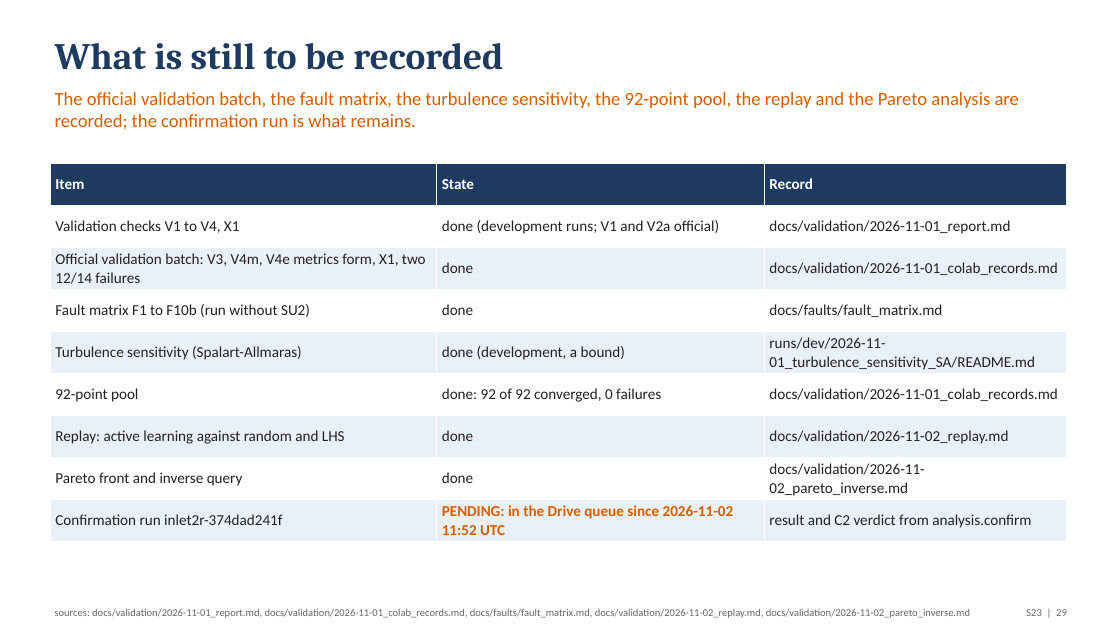
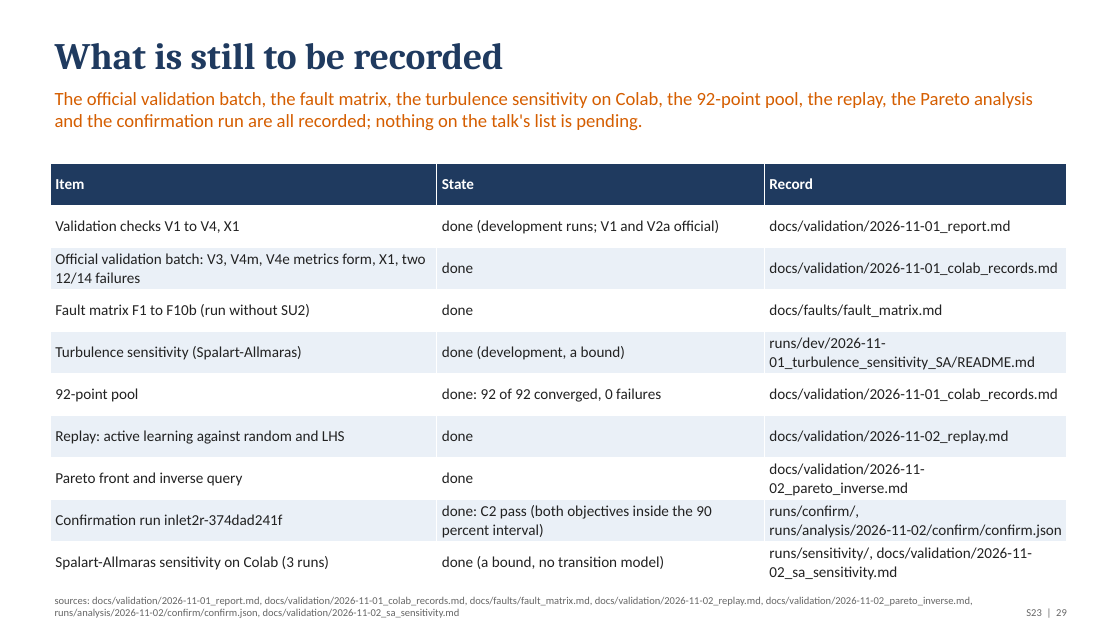
Before and after one commit to emarinhoss/ai-engineering, a slide deck: slide 29 of docs/talk/deck.pptx. Drawn at 1120x630 pixels with LibreOffice and Linux fonts; fonts in the diff are those of the drawing. Boxes give left, top, right and bottom in pixels: in the first picture for what was removed or moved away, otherwise in the second. Text is boxed around its words. In the diff, an @@ line names an element or a change of style, - is before the commit and + after.

```diff
--- a/docs/talk/deck.pptx
+++ b/docs/talk/deck.pptx
@@ text at box(55, 92, 1033, 131): text changed @@
-The official validation batch, the fault matrix, the turbulence sensitivity, the 92-point pool, the replay and the Pareto analysis are recorded; the confirmation run is what remains.
+The official validation batch, the fault matrix, the turbulence sensitivity on Colab, the 92-point pool, the replay, the Pareto analysis and the confirmation run are all recorded; nothing on the talk's list is pending.
@@ table at box(50, 164, 1067, 584) @@
-row 9: Confirmation run inlet2r-374dad241f | PENDING: in the Drive queue since 2026-11-02 11:52 UTC | result and C2 verdict from analysis.confirm
+row 9: Confirmation run inlet2r-374dad241f | done: C2 pass (both objectives inside the 90 percent interval) | runs/confirm/, runs/analysis/2026-11-02/confirm/confirm.json
+row 10: Spalart-Allmaras sensitivity on Colab (3 runs) | done (a bound, no transition model) | runs/sensitivity/, docs/validation/2026-11-02_sa_sensitivity.md
@@ text at box(55, 597, 973, 618): text changed @@
-sources: docs/validation/2026-11-01_report.md, docs/validation/2026-11-01_colab_records.md, docs/faults/fault_matrix.md, docs/validation/2026-11-02_replay.md, docs/validation/2026-11-02_pareto_inverse.md
+sources: docs/validation/2026-11-01_report.md, docs/validation/2026-11-01_colab_records.md, docs/faults/fault_matrix.md, docs/validation/2026-11-02_replay.md, docs/validation/2026-11-02_pareto_inverse.md, runs/analysis/2026-11-02/confirm/confirm.json, docs/validation/2026-11-02_sa_sensitivity.md
```
Also in this commit, not shown: 7 other slides changed, 6 other files.
